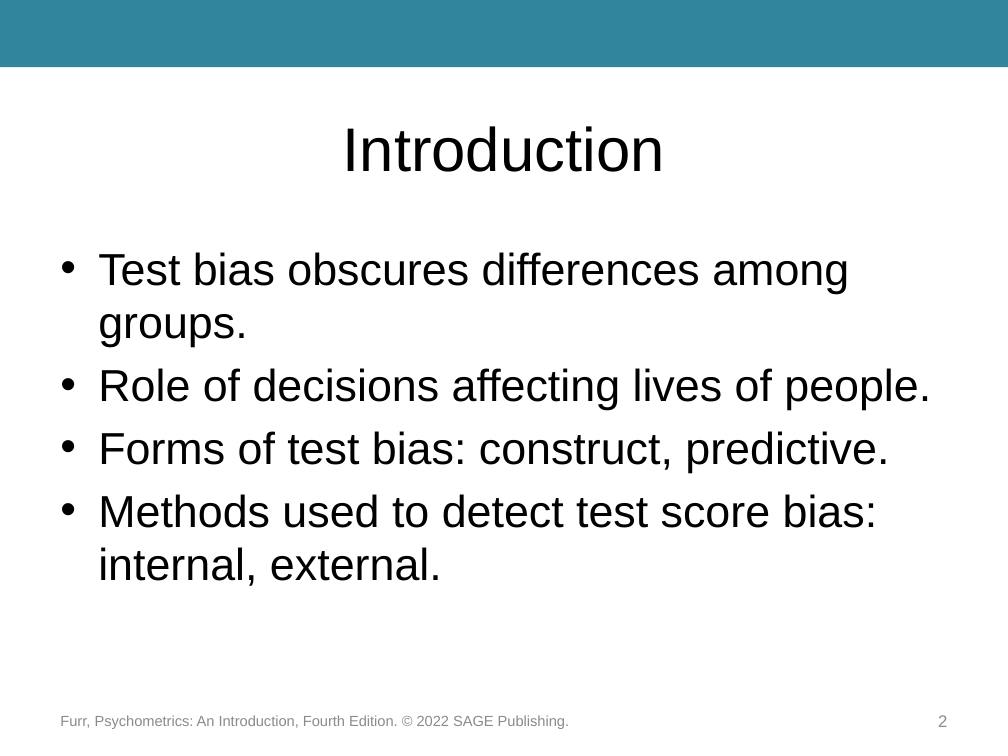
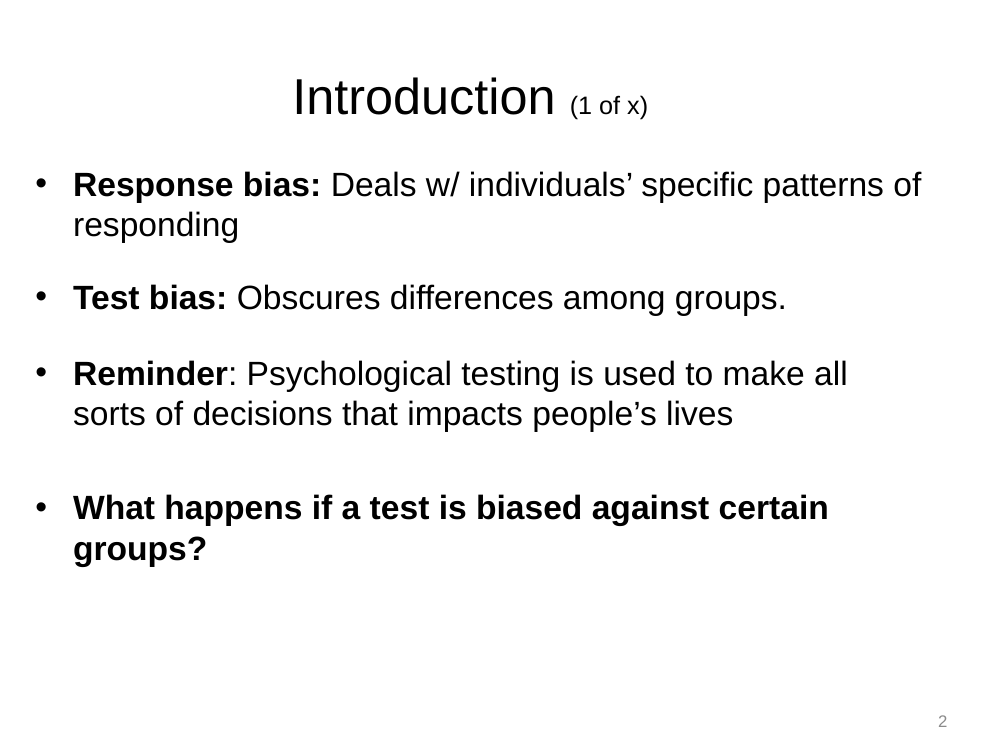
Before and after one commit to npm27/Teaching-Materials, a slide deck: slide 2 of Tests and Eval/Slides/Furr_4e_Ch11_Presentation.pptx. Drawn at 1008x756 pixels with LibreOffice and Linux fonts; fonts in the diff are those of the drawing. Boxes give left, top, right and bottom in pixels: in the first picture for what was removed or moved away, otherwise in the second. Text is boxed around its words. In the diff, an @@ line names an element or a change of style, - is before the commit and + after.

```diff
--- a/Tests and Eval/Slides/Furr_4e_Ch11_Presentation.pptx
+++ b/Tests and Eval/Slides/Furr_4e_Ch11_Presentation.pptx
@@ rectangle removed at (0,0,1008,68) @@
@@ title at (292,77,648,120): text changed; size 44 to 36 pt @@
-Introduction
+Introduction (1 of x)
@@ text at (73,171,921,567): text changed; size 32 to 24 pt @@
-• Test bias obscures differences among groups.
-• Role of decisions affecting lives of people.
-• Forms of test bias: construct, predictive.
-• Methods used to detect test score bias: internal, external.
+• Response bias: Deals w/ individuals’ specific patterns of responding
+• Test bias: Obscures differences among groups.
+• Reminder: Psychological testing is used to make all sorts of decisions that impacts people’s lives
+• What happens if a test is biased against certain groups?
@@ text removed at (60,715,569,729) @@
-Furr, Psychometrics: An Introduction, Fourth Edition. © 2022 SAGE Publishing.
```
Also in this commit, not shown: 22 other slides changed, 4 slides added, 12 slides removed, 6 other files.
